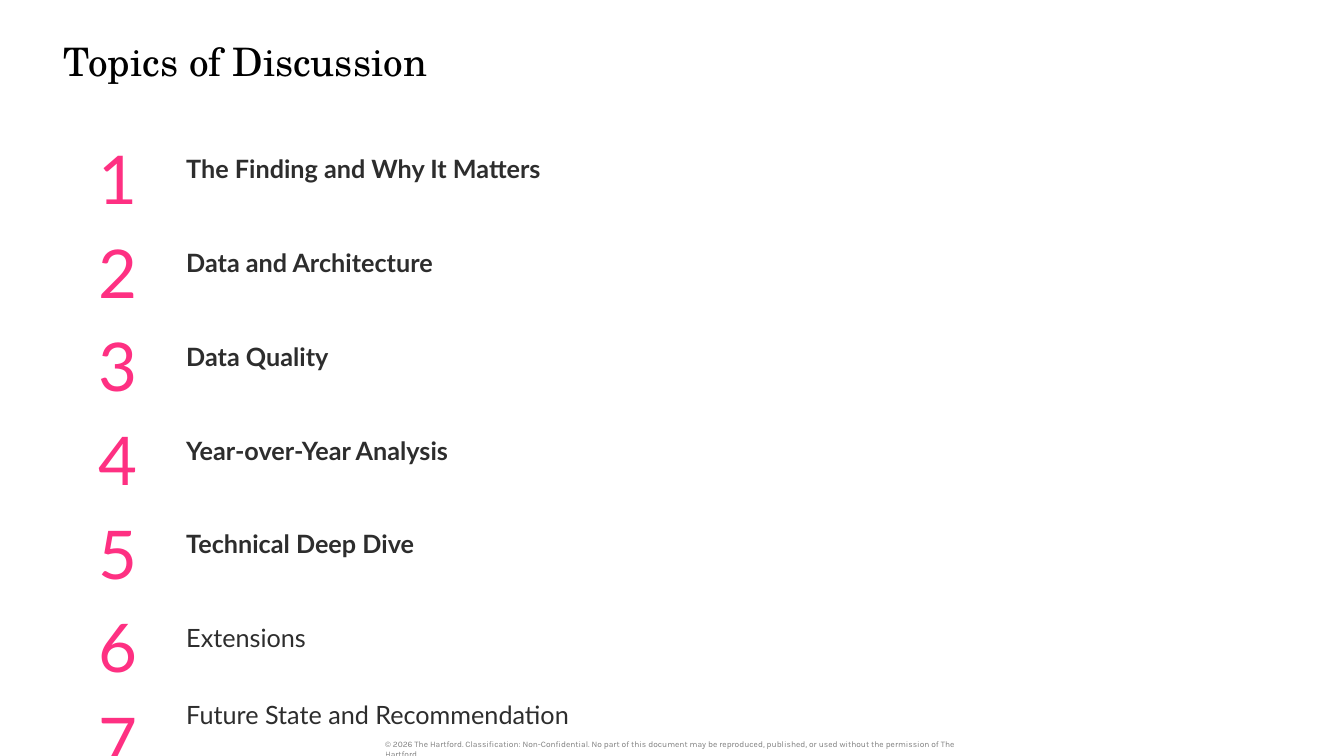
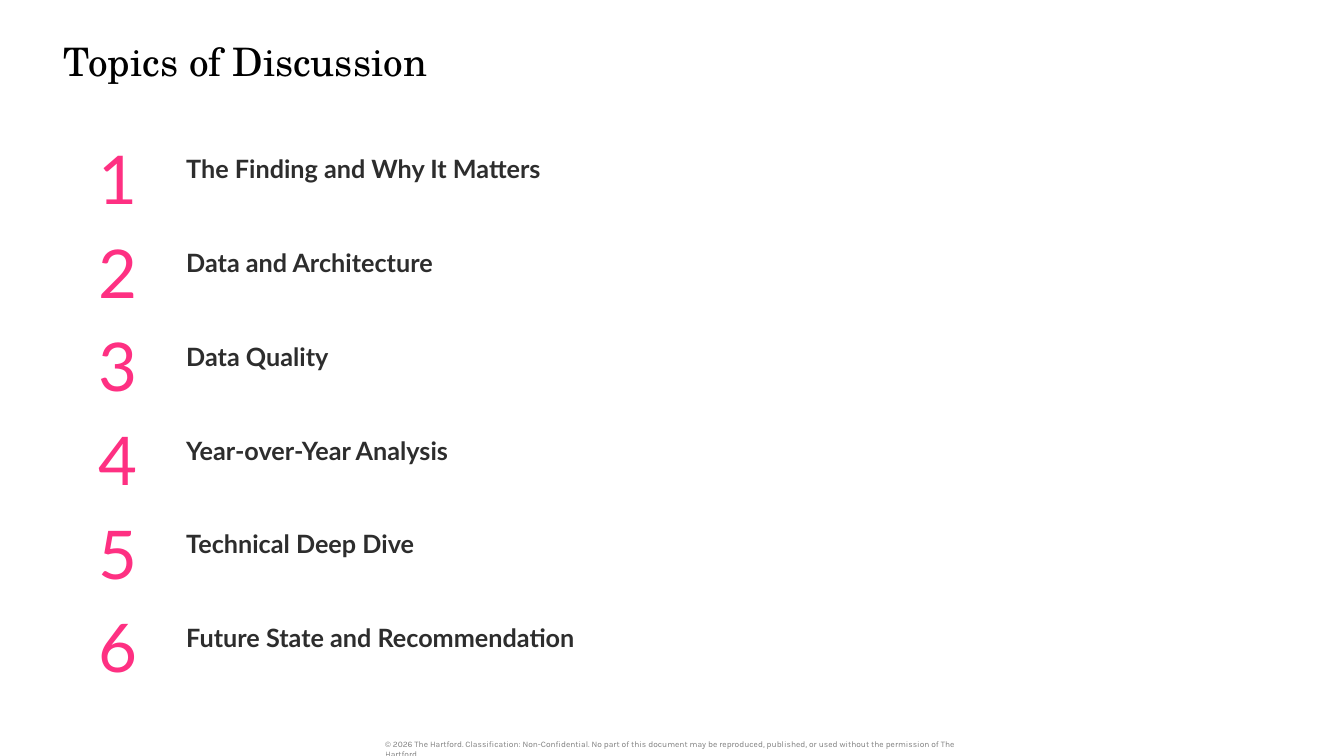
Before and after one commit to orlandojmarin/nyc-taxi-capstone, a slide deck: slide 2 of docs/Capstone_Presentation.pptx. Drawn at 1344x756 pixels with LibreOffice and Linux fonts; fonts in the diff are those of the drawing. Boxes give left, top, right and bottom in pixels: in the first picture for what was removed or moved away, otherwise in the second. Text is boxed around its words. In the diff, an @@ line names an element or a change of style, - is before the commit and + after.

Commit message:
Rebuild presentation: preserve Ariana's work, add extensions and insights

```diff
--- a/docs/Capstone_Presentation.pptx
+++ b/docs/Capstone_Presentation.pptx
@@ text "Future State and Recommendation": place and size @@
-text "Future State and Recommendation" at (186, 705, 568, 724)
+text "Future State and Recommendation" at (186, 628, 575, 647)
@@ text "Future State and Recommendation" at (186, 628, 575, 647): bold on @@
@@ text removed at (186, 628, 306, 647) @@
-Extensions
@@ text removed at (88, 695, 154, 756) @@
-7
```
Also in this commit, not shown: 8 other slides changed, 6 slides added, 2 slides removed.
